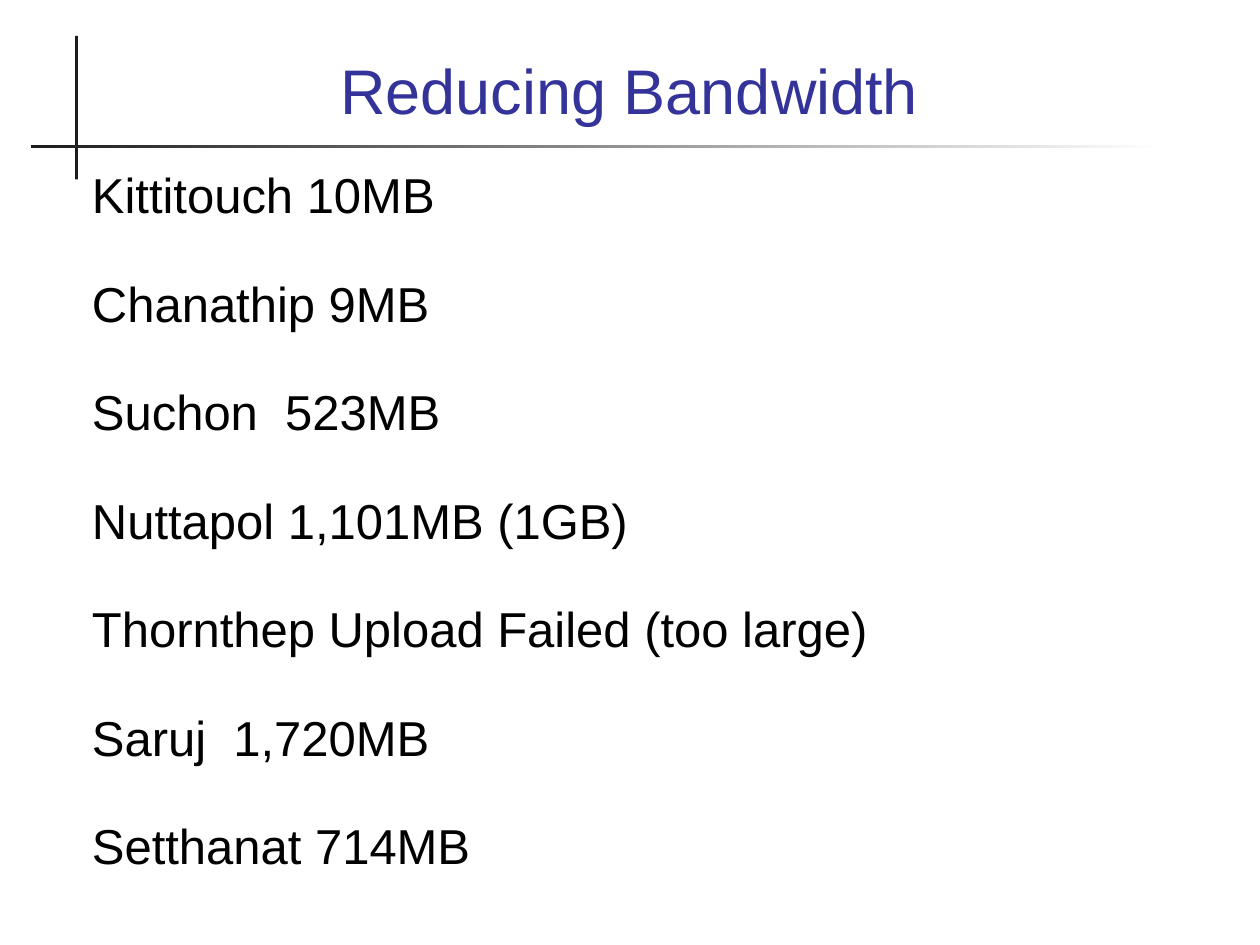
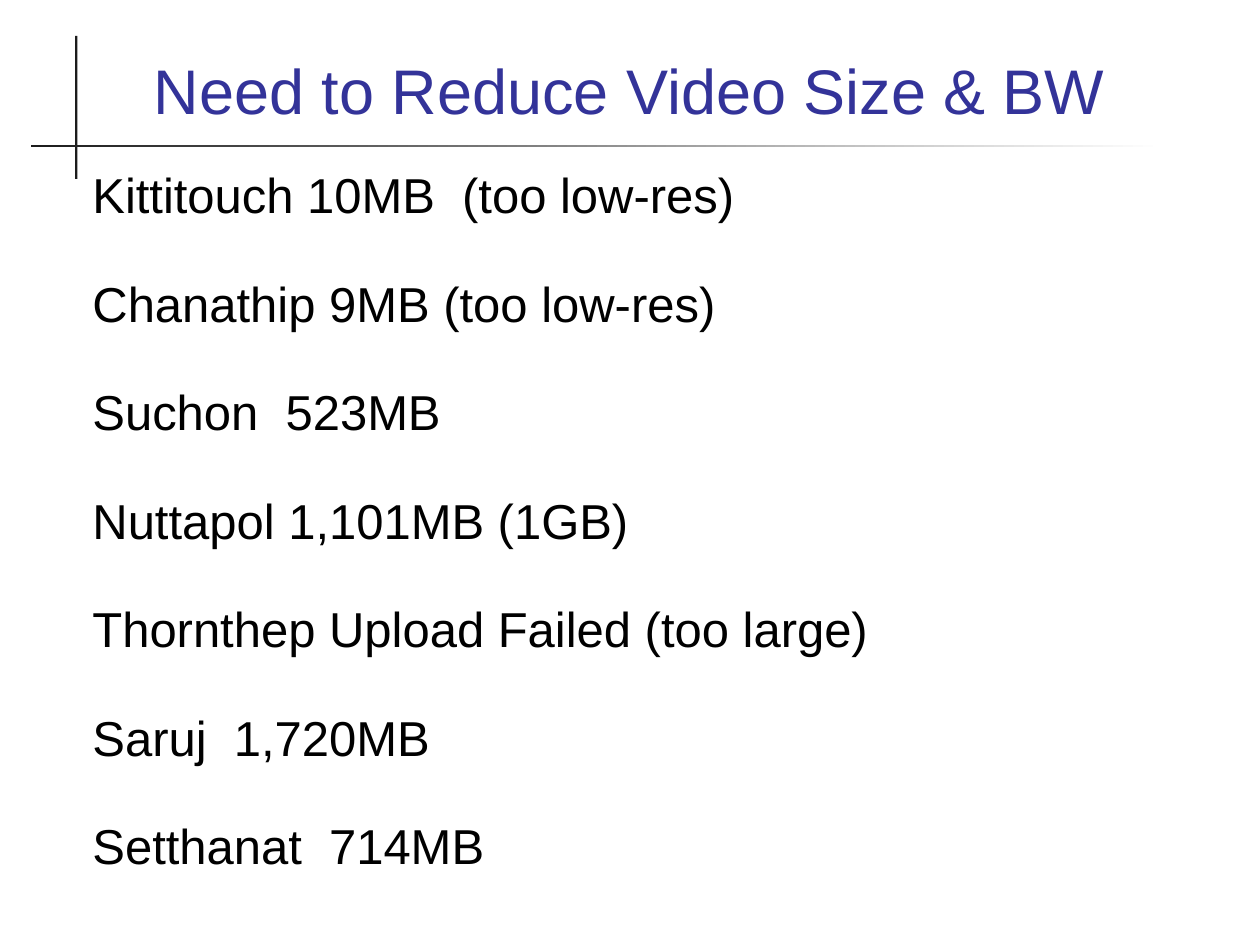
Before and after one commit to skeoop/skeoop.github.io, a slide deck: slide 16 of feedback/Week15-Meeting.ppt. Drawn at 1260x945 pixels with LibreOffice and Linux fonts; fonts in the diff are those of the drawing. Boxes give left, top, right and bottom in pixels: in the first picture for what was removed or moved away, otherwise in the second. Text is boxed around its words. In the diff, an @@ line names an element or a change of style, - is before the commit and + after.

```diff
--- a/feedback/Week15-Meeting.ppt
+++ b/feedback/Week15-Meeting.ppt
@@ title at [154,68,1104,115]: text changed @@
-Reducing Bandwidth
+Need to Reduce Video Size & BW
@@ text at [92,177,734,332]: text changed @@
-Kittitouch 10MB
-Chanathip 9MB
+Kittitouch 10MB (too low-res)
+Chanathip 9MB (too low-res)
```
Also in this commit, not shown: 11 other slides changed, 8 slides added, 3 other files.
